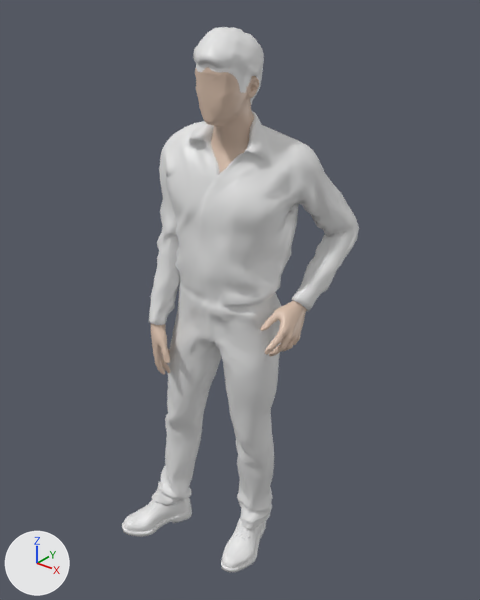
Before and after pictures for a commit that changed the FBX model Assets/NPCs/NPC1.fbx.
Before and after are seen from a 50 mm camera at (1.37, -1.61, 2.18) aimed at (-0.02, 0.13, 1.09). Arrows for +X, +Y and +Z are at lower left; the lights stay in place. Where no turn or scale is listed for an object, it has been applied to the vertices.

The scene before the commit, as lines of its bpy script (objects in view):
```python
mat_shoes03 = principled_material('shoes03')
mat_shoes03.base_color = (0.8, 0.8, 0.8)  # white #e7e7e7
mat_shoes03.roughness = 0.4
mat_short02 = principled_material('short02')
mat_short02.base_color = (0.8, 0.8, 0.8)  # white #e7e7e7
mat_short02.roughness = 0.4
me_npc1_male_generic = bpy.data.meshes.new('npc1-male_generic')
me_npc1_male_generic.from_pydata(...)  # 5742 vertices, 5585 faces; spans x -0.263..0.304, y -0.159..0.159, z 0.817..2.027
me_npc1_male_generic.materials.append(mat_defaultskin)  # beige #dbc1ae
me_npc1_shoes03 = bpy.data.meshes.new('npc1-shoes03')
me_npc1_shoes03.from_pydata(...)  # 2120 vertices, 1958 faces; spans x -0.422..0.146, y -0.232..0.205, z -0.032..0.181
me_npc1_shoes03.materials.append(mat_shoes03)  # white #e7e7e7
me_npc1_short02 = bpy.data.meshes.new('npc1-short02')
me_npc1_short02.from_pydata(...)  # 1755 vertices, 1672 faces; spans x -0.068..0.126, y -0.118..0.123, z 1.818..2.045
me_npc1_short02.materials.append(mat_short02)  # white #e7e7e7
ob_npc1_male_generic = bpy.data.objects.new('npc1-male_generic', me_npc1_male_generic)
ob_npc1_male_generic.location = (0.0, 0.0, 0.0)
ob_npc1_shoes03 = bpy.data.objects.new('npc1-shoes03', me_npc1_shoes03)
ob_npc1_shoes03.location = (0.0, 0.0, 0.0)
ob_npc1_short02 = bpy.data.objects.new('npc1-short02', me_npc1_short02)
ob_npc1_short02.location = (0.0, 0.0, 0.0)
# also in view: 'npc1-male_casualsuit01' at (0.0, 0.11, 0.95)
```
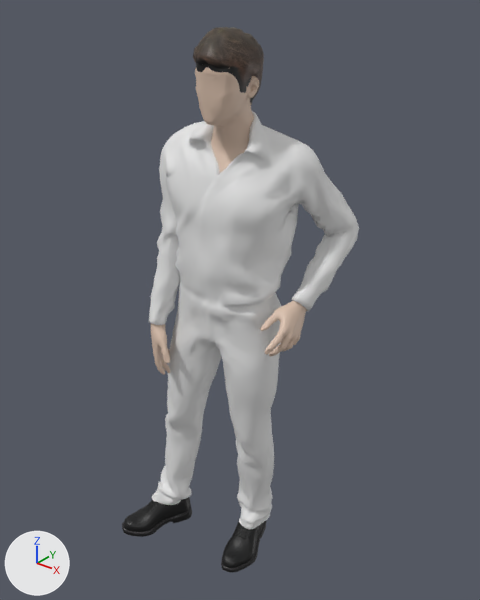
The newer file is also turned or shifted as a whole; pictures and numbers use the older file's frame.

The edits, one by one:
Picture 'short02_diffuse.png' (img_short02_diffuse_png) is new.
Picture 'shoes03_diffuse.png' (img_shoes03_diffuse_png) is new.
In material 'shoes03' (mat_shoes03), base_color is no longer (0.8, 0.8, 0.8), white #e7e7e7.
In material 'shoes03' (mat_shoes03), roughness goes from 0.4 to 0.5.
In material 'shoes03' (mat_shoes03), texture is now set to img_shoes03_diffuse_png.
In material 'short02' (mat_short02), base_color is no longer (0.8, 0.8, 0.8), white #e7e7e7.
In material 'short02' (mat_short02), roughness goes from 0.4 to 0.5.
In material 'short02' (mat_short02), texture is now set to img_short02_diffuse_png.

Boxes (x1, y1, x2, y2) around the edits, measured in the pictures (480 x 600 px):
'npc1-shoes03', surface changed (white to black)
    both: (122, 497, 266, 573)
'npc1-short02', surface changed
    both: (193, 27, 264, 104)
